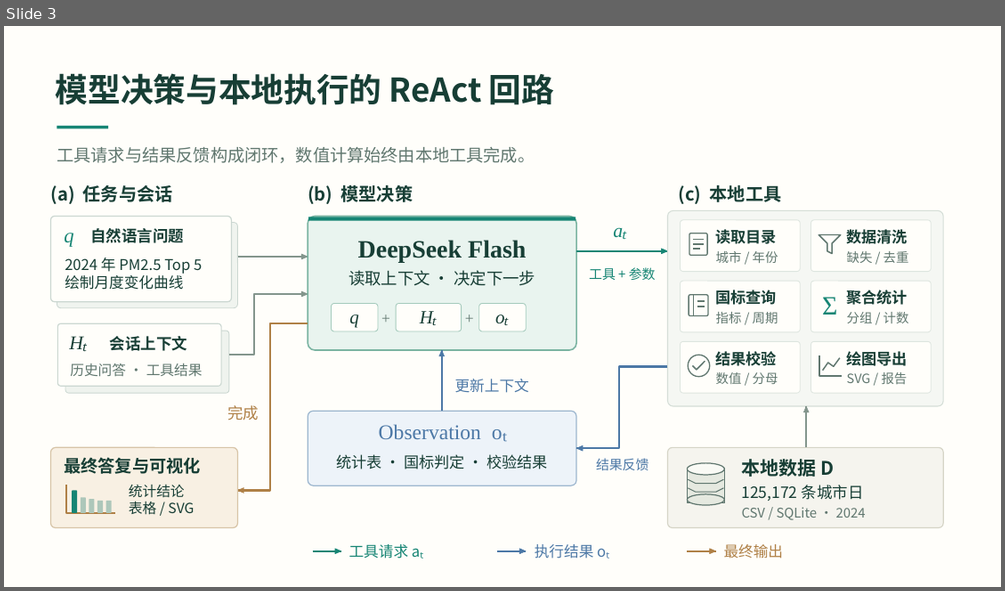
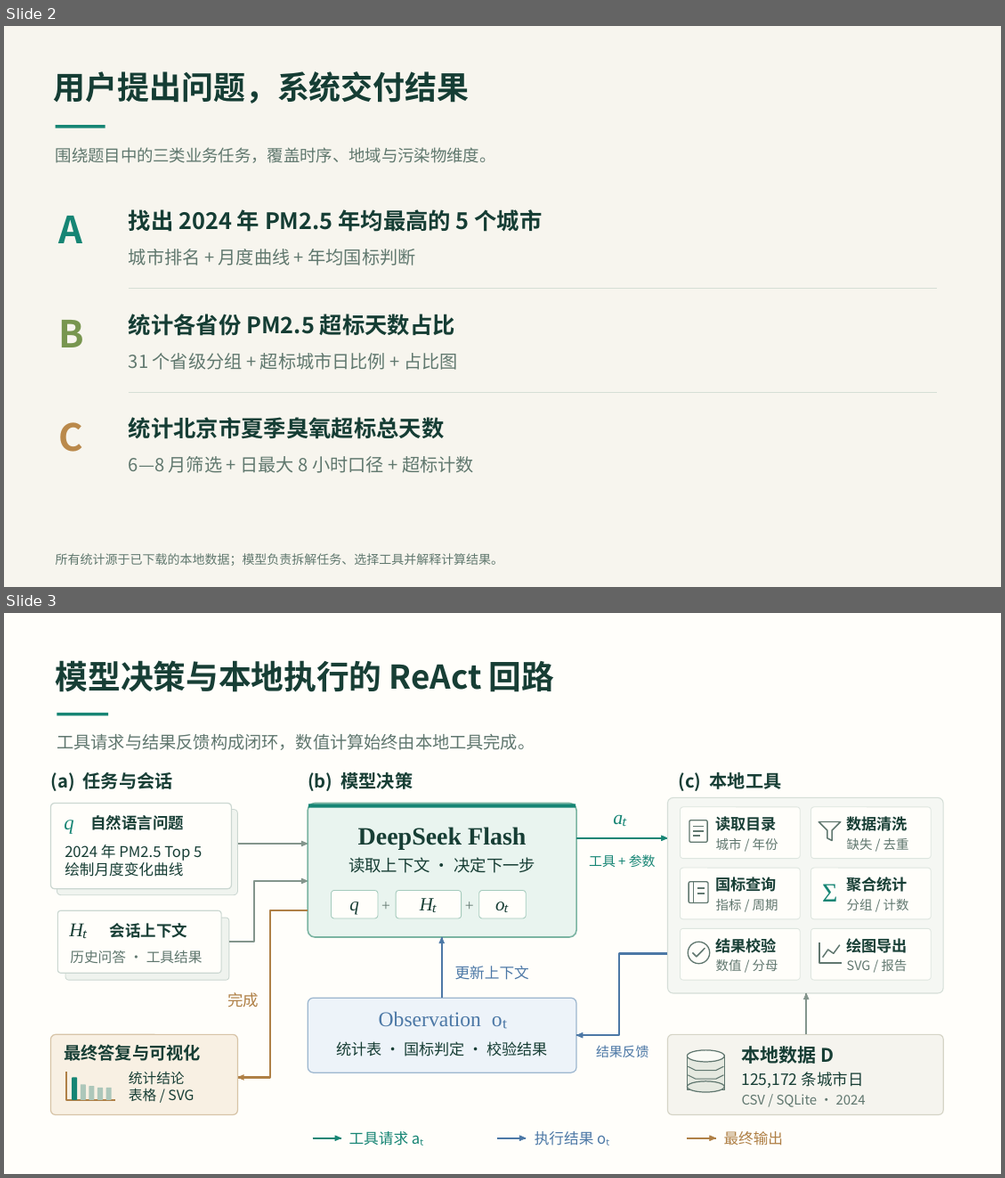
Before and after one commit to liujiting123/AirScope, a slide deck: docs/参赛答辩.pptx. Shown one above the other, each under a label of ours: slide 3 before the commit, slides 2 and 3 after it. The pictures are 1005x591 and 1005x1178 pixels, drawn with LibreOffice and Linux fonts; fonts in the diff are those of the drawing. Boxes give left, top, right and bottom in pixels: in the first picture for what was removed or moved away, otherwise in the second. Text is boxed around its words. In the diff, an @@ line names an element or a change of style, - is before the commit and + after.

```diff
--- a/docs/参赛答辩.pptx
+++ b/docs/参赛答辩.pptx
@@ slide 2 added at [4,26,1001,587], background #F7F5EE @@
@@ text added at [54,71,469,103], 30.8 pt, text #153D34, bold @@
+用户提出问题，系统交付结果
@@ rectangle added at [56,125,105,127], fill #168574 @@
@@ text added at [56,147,496,163], 15.8 pt, text #60786E @@
+围绕题目中的三类业务任务，覆盖时序、地域与污染物维度。
@@ text added at [129,209,542,232], 21.8 pt, text #153D34, bold @@
+找出 2024 年 PM2.5 年均最高的 5 个城市
@@ text added at [58,216,82,243], 36 pt, text #168574, bold @@
+A
@@ text added at [129,248,416,265], 17.2 pt, text #60786E @@
+城市排名 + 月度曲线 + 年均国标判断
@@ freeform shape added at [129,289,938,289], outline #D5DED5 0.75 pt @@
@@ text added at [129,313,455,336], 21.8 pt, text #153D34, bold @@
+统计各省份 PM2.5 超标天数占比
@@ text added at [58,320,84,347], 36 pt, text #78964F, bold @@
+B
@@ text added at [129,353,457,370], 17.2 pt, text #60786E @@
+31 个省级分组 + 超标城市日比例 + 占比图
@@ freeform shape added at [129,393,938,394], outline #D5DED5 0.75 pt @@
@@ text added at [58,422,83,451], 36 pt, text #BA894B, bold @@
+C
@@ text added at [129,417,445,439], 21.8 pt, text #153D34, bold @@
+统计北京市夏季臭氧超标总天数
@@ text added at [129,456,474,473], 17.2 pt, text #60786E @@
+6—8 月筛选 + 日最大 8 小时口径 + 超标计数
@@ text added at [56,553,503,565], 12 pt, text #60786E @@
+所有统计源于已下载的本地数据；模型负责拆解任务、选择工具并解释计算结果。
```
Also in this commit, not shown: 9 other slides added, 7 slides removed, 3 other files.
